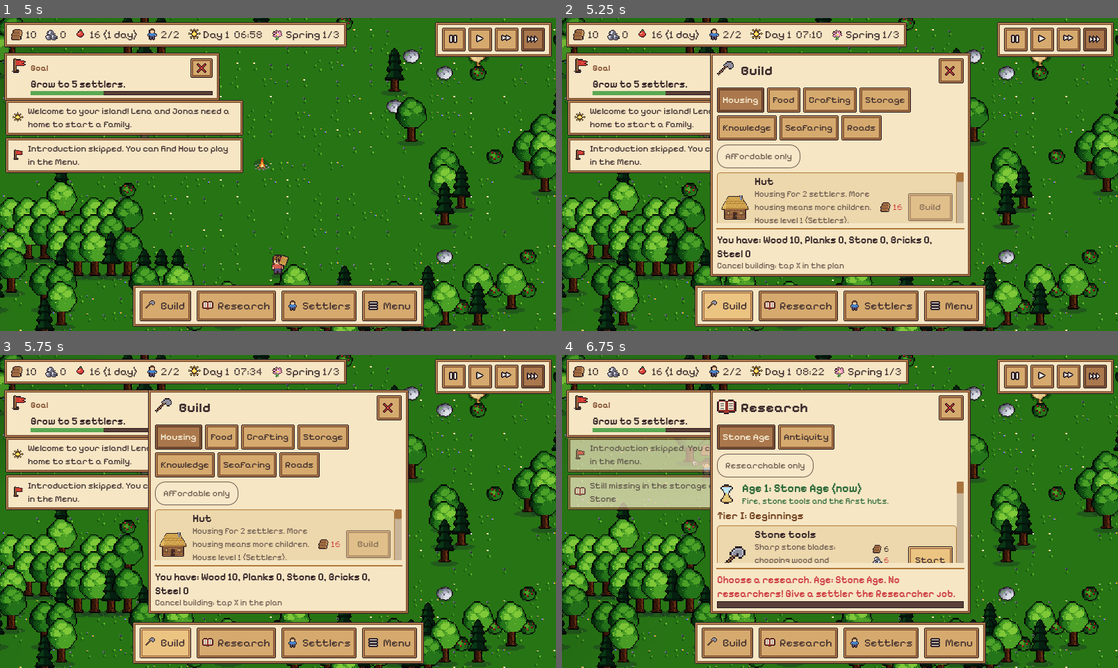
Above: before the commit, frames 1-4 (two rows, left to right).
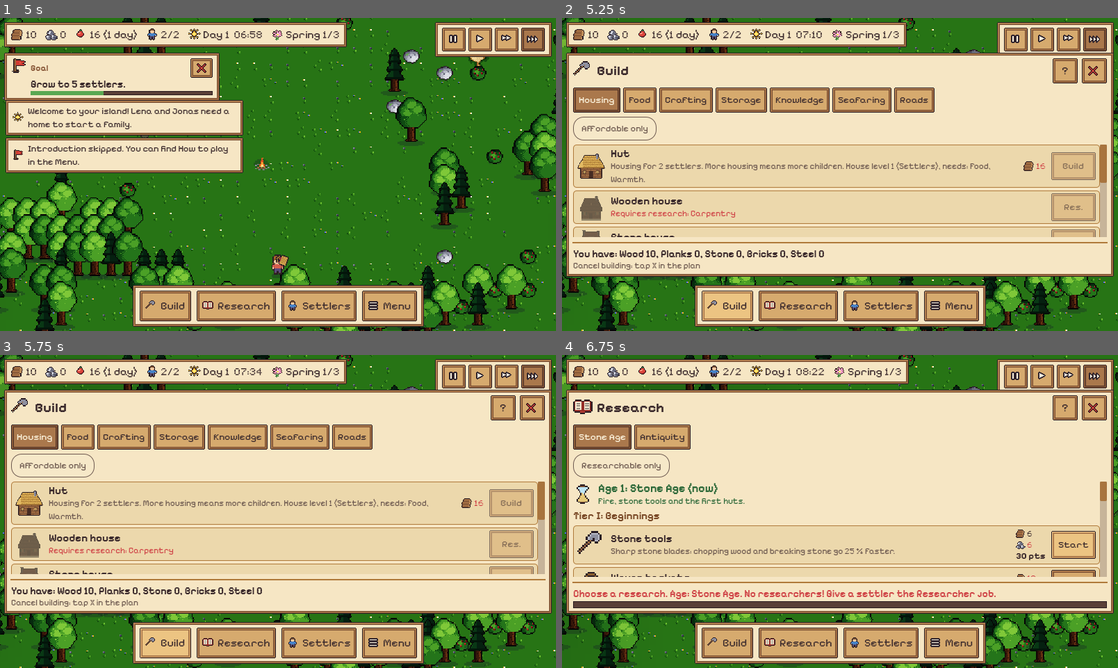
Above: after the commit, the same moments.

Repository: roderichpralle-a11y/New_World
Game: Godot game, scene res://scenes/main.tscn
Two runs of this game, one before a commit and one after it. Both use one fixed random seed, a clock stepped at 60 frames per second and the inputs below.
Inputs (mouse positions are in pixels of both pictures, inside the frame that each line leads up to):
- Up to frame 1 (5 s): click "Start game" at 0.5 s; click "Skip" at 1.25 s; click (455, 39) at 2.02 s; click (478, 39) at 2.77 s; click (505, 39) at 3.52 s; click (533, 39) at 4.27 s
- Up to frame 2 (5.25 s): click "Build" at 5 s
- Up to frame 3 (5.75 s): no input
- Up to frame 4 (6.75 s): click "Research" at 5.75 s; click "Start" at 6.5 s

Frame 1 is identical in both runs. In frame 2, 42% of the frame differs, in the area x 0-100%, y 11-83%; in frame 3, 42%; in frame 4, 41%.

Commit message:
Fenster: alle gleich groß wie Siedler, Fragezeichen mit Hilfe
Alle Fenster haben dieselbe Breite und Höhe (freier Platz, Breite wie das
Siedler-Fenster); Listen füllen den Platz, der Fuß bleibt unten. Oben in
jedem Fenster steht ein Fragezeichen, das die Hilfe zu diesem Fenster zeigt.
Menü schrumpft nach dem Einbau der Scroll-Liste wieder auf die Fensterhöhe.

Co-Authored-By: Claude Sonnet 5.5 <noreply@anthropic.com>
Claude-Session: https://claude.ai/code/session_01LxU4125AJ5QeeYLypLgmQB

Diff:
--- a/data/i18n/en.json
+++ b/data/i18n/en.json
@@ -1689,5 +1689,16 @@
  "%d arbeiten auch nachts, Laune eine Stufe schlechter.": "%d also work at night, mood one level lower.",
  "Ruht, solange kein Verwalter hier arbeitet.": "Paused while no administrator works here.",
  "In der Nacht brennt in diesen Werkstätten Licht, und die Nacht vergeht nicht schneller.": "These workshops keep their lights on at night, and the night does not pass faster.",
- "Niemand arbeitet nachts. Unter „Schichten“ lässt sich für einen Beruf Schichtarbeit rund um die Uhr anordnen.": "Nobody works at night. Under \"Shifts\" you can order round-the-clock shift work for a job."
+ "Niemand arbeitet nachts. Unter „Schichten“ lässt sich für einen Beruf Schichtarbeit rund um die Uhr anordnen.": "Nobody works at night. Under \"Shifts\" you can order round-the-clock shift work for a job.",
+ "Hilfe": "Help",
+ "Hilfe: %s": "Help: %s",
+ "Hier wählst du ein Gebäude. Oben stehen die Reiter nach Art der Gebäude. „Nur bezahlbare“ zeigt nur, was du dir jetzt leisten kannst.\n\nTippe bei einem Gebäude auf „Bauen“, dann auf einen freien Platz in der Landschaft und bestätige mit „Hier bauen“. Gesperrte Gebäude haben den Knopf „Forsch.“: Er öffnet die Forschung, in der du sie freischaltest.\n\nUnten steht, was du im Lager hast.": "Here you choose a building. The tabs on top sort the buildings by kind. \"Affordable only\" shows only what you can pay for right now.\n\nTap \"Build\" on a building, then tap a free spot on the map and confirm with \"Build here\". Locked buildings have a \"Res.\" button that opens the research window, where you unlock them.\n\nAt the bottom you see what you have in stock.",
+ "Hier wählst du, was erforscht wird. Die Reiter sind die Zeitalter. „Starten“ beginnt eine Forschung; dafür brauchst du einen Siedler mit dem Beruf Forscher und die angezeigten Kosten.\n\n„Nur erforschbare“ blendet aus, was noch gesperrt ist. Jede Forschung bringt Punkte und schaltet Gebäude oder Berufe frei. Unten steht, woran gerade geforscht wird.": "Here you choose what to research. The tabs are the ages. \"Start\" begins a research; you need a settler with the Researcher job and the costs shown.\n\n\"Researchable only\" hides what is still locked. Each research gives points and unlocks buildings or jobs. At the bottom you see what is being researched right now.",
+ "Hier siehst du alle Waren im Lager. Die Reiter zeigen alles, nur Nahrung oder nur Material; „Nur vorhandene“ blendet leere Waren aus.\n\nMit − und + stellst du für eine Ware eine feste Menge ein, die im Lager reserviert bleibt. Unten steht, wie voll das Lager ist.": "Here you see all goods in storage. The tabs show everything, only food or only materials; \"In stock only\" hides empty goods.\n\nWith − and + you set a fixed amount for a good that stays reserved in storage. At the bottom you see how full the storage is.",
+ "Hier siehst du alle Siedler: oben die mit Beruf, unten die freien. Die Reiter trennen Erwachsene und Kinder, die Filter zeigen einen Beruf, eine Insel, nur Hungrige oder nur Kranke.\n\nTippe auf einen Siedler, um ihn anzusehen und ihm einen Beruf zu geben. Unten steht, wie viele Siedler hungrig oder krank sind.": "Here you see all settlers: those with a job on top, the free ones below. The tabs separate adults and children; the filters show one job, one island, only hungry or only sick settlers.\n\nTap a settler to look at them and give them a job. At the bottom you see how many settlers are hungry or sick.",
+ "Unter „Spiel“ speicherst du, öffnest die Spielstände, die Aufträge, die Spielanleitung und die Meldungen. Unter „Einstellungen“ stellst du Musik, Geräusche, Vollbild und Sprache ein.\n\nDas Spiel speichert auch von selbst.": "Under \"Game\" you save, open the saved games, the quests, the game guide and the messages. Under \"Settings\" you set music, sounds, fullscreen and language.\n\nThe game also saves by itself.",
+ "Es gibt fünf Plätze. Im aktiven Spielstand speichert das Spiel von selbst. Hier kannst du einen Spielstand laden, hierhin speichern, ein neues Spiel beginnen sowie als Datei ausgeben und einlesen.": "There are five slots. The game saves by itself into the active slot. Here you can load a saved game, save here, start a new game, and export or import a file.",
+ "Hier schaltest du ein, welche Arten von Meldungen im Spiel erscheinen. „Alle an“ schaltet alle Arten wieder ein.": "Here you choose which kinds of messages appear in the game. \"All on\" turns every kind back on.",
+ "Hier stehen die offenen Aufträge mit Fortschritt und Belohnung.": "Here you see the open quests with progress and reward.",
+ "Unter „Karte“ siehst du die Inseln, die du kennst; unter „Schiffe“ deine Schiffe, Besatzungen und Routen. Waren kommen nur mit dem Schiff von Insel zu Insel. Mit der Entdeckungsreise suchst du neue Inseln.": "Under \"Map\" you see the islands you know; under \"Ships\" your ships, crews and routes. Goods only travel between islands by ship. With the expedition you look for new islands."
 }
--- a/scripts/main.gd
+++ b/scripts/main.gd
@@ -319,6 +319,23 @@
 		await _lang_check()
 	if args.has("fitcheck"):
 		await _fit_check()
+	if args.has("jitter"):  # Testhilfe: Größe und Platz jedes Fensters (alle gleich wie Siedler?)
+		for nm in ["_settler_panel", "_build_panel", "_research_panel", "_stock_panel", "_menu_panel", "_help_panel", "_notify_panel", "_slots_panel", "_quest_panel"]:
+			for pn in hud._panels():
+				pn.visible = false
+			var pn2: Control = hud.get(nm)
+			if nm == "_slots_panel":
+				hud._open_slots()
+			elif nm == "_settler_panel":
+				hud._toggle(pn2)
+				hud._refresh_settler_list()
+			else:
+				if nm == "_research_panel":
+					hud._fill_research_list()
+				hud._toggle(pn2)
+			for i in 25:
+				await get_tree().process_frame
+			print("Fenstergroesse %s: %d,%d %dx%d" % [nm, pn2.position.x, pn2.position.y, pn2.size.x, pn2.size.y])
 	if args.has("shot"):
 		Engine.time_scale = 1.0
 		if args.has("night"):
@@ -341,6 +358,9 @@
 					hud._toggle(hud._research_panel)
 				"menu":
 					hud._toggle(hud._menu_panel)
+				"help":
+					hud._toggle(hud._build_panel)
+					hud.show_menu_help("bauen", Loc.t("Bauen"))
 				"score":
 					hud._toggle(hud._score_panel)
 				"quests":
@@ -867,7 +887,7 @@
 	Data.balance["base_storage"] = 4000  # Testlauf: genug Stauraum fuer die Testvorraete
 	for id in Data.resources:
 		world.stock[id] = 40
-	for i in 8:
+	for i in 25:
 		world.spawn_newcomer("f" if i % 2 else "m")
 	var jobs := ["koch", "koch", "handwerker", "handwerker", "steinmetz", "forscher", "forscher", "holzfaeller", "bauer", "fischer"]
 	if _args.has("ages"):
--- a/scripts/ui/hud.gd
+++ b/scripts/ui/hud.gd
@@ -343,7 +343,7 @@
 	var pos: Vector2 = ev.position
 	if pos.y < _top_h:
 		return
-	var keep: Array = _panels() + [_bottom.get_parent(), _info_panel, goal_card]
+	var keep: Array = _panels() + [_bottom.get_parent(), _info_panel, goal_card, _menu_help]
 	for c in keep:
 		if c != null and c.visible and c.get_global_rect().has_point(pos):
 			return
@@ -369,7 +369,7 @@
 
 ## Gemeinsamer Kopf aller Fenster (josh 2026-10-16): Symbol, Titel = Name des Knopfes, rechts das X.
 ## Ein Tipp neben das Fenster schließt es (_input).
-func _popup_panel(title: String, icon: String = "") -> Array:
+func _popup_panel(title: String, icon: String = "", help_key: String = "") -> Array:
 	var p := PanelContainer.new()
 	p.visible = false
 	root.add_child(p)
@@ -385,6 +385,8 @@
 	var t := UiTheme.label(title, 20, UiTheme.TEXT, true)
 	t.size_flags_horizontal = Control.SIZE_EXPAND_FILL
 	head.add_child(t)
+	if help_key != "":
+		head.add_child(help_button(help_key, title))
 	var x := UiTheme.button("", "abriss", 36)
 	x.tooltip_text = tr("Schließen")
 	x.pressed.connect(func(): p.visible = false)
@@ -393,6 +395,65 @@
 	return [p, v]
 
 
+## Fragezeichen oben im Fenster: öffnet die Hilfe zu genau diesem Fenster (josh 2026-10-16).
+func help_button(key: String, title: String) -> Button:
+	var b := UiTheme.button("?", "", 36)
+	b.custom_minimum_size.x = 36
+	b.tooltip_text = tr("Hilfe")
+	b.pressed.connect(func(): show_menu_help(key, title))
+	return b
+
+
+const MENU_HELP := {
+	"bauen": "Hier wählst du ein Gebäude. Oben stehen die Reiter nach Art der Gebäude. „Nur bezahlbare“ zeigt nur, was du dir jetzt leisten kannst.\n\nTippe bei einem Gebäude auf „Bauen“, dann auf einen freien Platz in der Landschaft und bestätige mit „Hier bauen“. Gesperrte Gebäude haben den Knopf „Forsch.“: Er öffnet die Forschung, in der du sie freischaltest.\n\nUnten steht, was du im Lager hast.",
+	"forschung": "Hier wählst du, was erforscht wird. Die Reiter sind die Zeitalter. „Starten“ beginnt eine Forschung; dafür brauchst du einen Siedler mit dem Beruf Forscher und die angezeigten Kosten.\n\n„Nur erforschbare“ blendet aus, was noch gesperrt ist. Jede Forschung bringt Punkte und schaltet Gebäude oder Berufe frei. Unten steht, woran gerade geforscht wird.",
+	"vorraete": "Hier siehst du alle Waren im Lager. Die Reiter zeigen alles, nur Nahrung oder nur Material; „Nur vorhandene“ blendet leere Waren aus.\n\nMit − und + stellst du für eine Ware eine feste Menge ein, die im Lager reserviert bleibt. Unten steht, wie voll das Lager ist.",
+	"siedler": "Hier siehst du alle Siedler: oben die mit Beruf, unten die freien. Die Reiter trennen Erwachsene und Kinder, die Filter zeigen einen Beruf, eine Insel, nur Hungrige oder nur Kranke.\n\nTippe auf einen Siedler, um ihn anzusehen und ihm einen Beruf zu geben. Unten steht, wie viele Siedler hungrig oder krank sind.",
+	"menue": "Unter „Spiel“ speicherst du, öffnest die Spielstände, die Aufträge, die Spielanleitung und die Meldungen. Unter „Einstellungen“ stellst du Musik, Geräusche, Vollbild und Sprache ein.\n\nDas Spiel speichert auch von selbst.",
+	"spielstaende": "Es gibt fünf Plätze. Im aktiven Spielstand speichert das Spiel von selbst. Hier kannst du einen Spielstand laden, hierhin speichern, ein neues Spiel beginnen sowie als Datei ausgeben und einlesen.",
+	"meldungen": "Hier schaltest du ein, welche Arten von Meldungen im Spiel erscheinen. „Alle an“ schaltet alle Arten wieder ein.",
+	"auftraege": "Hier stehen die offenen Aufträge mit Fortschritt und Belohnung.",
+	"inseln": "Unter „Karte“ siehst du die Inseln, die du kennst; unter „Schiffe“ deine Schiffe, Besatzungen und Routen. Waren kommen nur mit dem Schiff von Insel zu Insel. Mit der Entdeckungsreise suchst du neue Inseln.",
+}
+var _menu_help: PanelContainer
+var _menu_help_title: Label
+var _menu_help_text: Label
+
+
+func show_menu_help(key: String, title: String) -> void:
+	if _menu_help == null:
+		_menu_help = PanelContainer.new()
+		_menu_help.visible = false
+		root.add_child(_menu_help)
+		var v := VBoxContainer.new()
+		v.add_theme_constant_override("separation", 8)
+		_menu_help.add_child(v)
+		var head := HBoxContainer.new()
+		_menu_help_title = UiTheme.label("", 20, UiTheme.TEXT, true)
+		_menu_help_title.size_flags_horizontal = Control.SIZE_EXPAND_FILL
+		head.add_child(_menu_help_title)
+		var x := UiTheme.button("", "abriss", 36)
+		x.tooltip_text = tr("Schließen")
+		x.pressed.connect(func(): _menu_help.visible = false)
+		head.add_child(x)
+		v.add_child(head)
+		_menu_help_text = UiTheme.label("", 15)
+		_menu_help_text.autowrap_mode = TextServer.AUTOWRAP_WORD_SMART
+		_menu_help_text.custom_minimum_size.x = 300
+		v.add_child(_menu_help_text)
+	_menu_help_title.text = tr("Hilfe: %s") % title
+	_menu_help_text.text = tr(MENU_HELP.get(key, ""))
+	_menu_help.visible = true
+	root.move_child(_menu_help, -1)
+	var vs := get_viewport().get_visible_rect().size
+	_menu_help.custom_minimum_size = Vector2(minf(vs.x - 24.0, 440.0), 0)
+	_menu_help_text.custom_minimum_size.x = _menu_help.custom_minimum_size.x - 24.0
+	_menu_help.size = Vector2.ZERO
+	await get_tree().process_frame  # erst nach dem Umbruch des Textes die Höhe nehmen
+	_menu_help.reset_size()
+	_menu_help.position = Vector2((vs.x - _menu_help.size.x) / 2.0, maxf(_top_h + 10.0, (vs.y - _menu_help.size.y) / 2.0))
+
+
 # ================================================================== Bau-Menue
 const BUILD_CATS := [["wohnen", "Wohnen", "haus"], ["nahrung", "Nahrung", "nahrung"],
 	["handwerk", "Handwerk", "hammer"], ["lager", "Lager", "kiste"], ["wissen", "Wissen", "wissen"],
@@ -400,7 +461,7 @@
 
 
 func _build_build_panel() -> void:
-	var r := _popup_panel(tr("Bauen"), "hammer")
+	var r := _popup_panel(tr("Bauen"), "hammer", "bauen")
 	_build_panel = r[0]
 	var v: VBoxContainer = r[1]
 	_build_title = v.get_child(0).get_child(1)
@@ -521,7 +582,7 @@
 
 # ================================================================== Forschung
 func _build_research_panel() -> void:
-	var r := _popup_panel(tr("Forschung"), "wissen")
+	var r := _popup_panel(tr("Forschung"), "wissen", "forschung")
 	_research_panel = r[0]
 	var v: VBoxContainer = r[1]
 	_research_tabs = Win.chip_row()  # Reiter je Zeitalter, in _fill_research_list gefüllt
@@ -804,7 +865,7 @@
 
 # ================================================================== Vorraete
 func _build_stock_panel() -> void:
-	var r := _popup_panel(tr("Vorräte"), "kiste")
+	var r := _popup_panel(tr("Vorräte"), "kiste", "vorraete")
 	_stock_panel = r[0]
 	var v: VBoxContainer = r[1]
 	v.add_child(Win.tabs([tr("Alles"), tr("Nahrung"), tr("Material")], 0, func(i):
@@ -1011,7 +1072,7 @@
 
 
 func _build_settler_panel() -> void:
-	var r := _popup_panel(tr("Siedler"), "person")
+	var r := _popup_panel(tr("Siedler"), "person", "siedler")
 	_settler_panel = r[0]
 	var v: VBoxContainer = r[1]
 	# Reiter Alle / Erwachsene / Kinder, darunter die Filter als Chips (josh 2026-10-16)
@@ -1118,6 +1179,10 @@
 	_settler_head_row.visible = not tight
 	var room := clampf(avail_h - extra - 56.0, 90.0 if tight else 140.0, 2000.0)  # 56: die zwei Überschriften
 	var top_h := roundf(room * 0.6)
+	_settler_scroll.size_flags_vertical = Control.SIZE_EXPAND_FILL
+	_settler_scroll_free.size_flags_vertical = Control.SIZE_EXPAND_FILL
+	_settler_scroll.size_flags_stretch_ratio = 0.6
+	_settler_scroll_free.size_flags_stretch_ratio = 0.4
 	_settler_scroll.custom_minimum_size = Vector2(w, maxf(top_h, 54.0 if tight else 80.0))
 	_settler_scroll_free.custom_minimum_size = Vector2(w, maxf(room - top_h, 40.0 if tight else 56.0))
 	for col in SETTLER_COLS:
@@ -1442,7 +1507,7 @@
 
 # ================================================================== Menue / Hilfe
 func _build_menu_panel() -> void:
-	var r := _popup_panel(tr("Menü"), "menu")
+	var r := _popup_panel(tr("Menü"), "menu", "menue")
 	_menu_panel = r[0]
 	var v: VBoxContainer = r[1]
 	# Reiter Spiel / Einstellungen, jede Zeile gleich aufgebaut (josh 2026-10-16)
@@ -1530,7 +1595,7 @@
 
 ## Fuenf Spielstaende: laden, hierhin speichern, neu beginnen, loeschen
 func _build_slots_panel() -> void:
-	var r := _popup_panel(tr("Spielstände"), "kiste")
+	var r := _popup_panel(tr("Spielstände"), "kiste", "spielstaende")
 	_slots_panel = r[0]
 	_slots_scroll = ScrollContainer.new()
 	_slots_scroll.horizontal_scroll_mode = ScrollContainer.SCROLL_MODE_DISABLED
@@ -1559,8 +1624,8 @@
 		c.queue_free()
 	var in_title := has_overlay()
 	var vs := get_viewport().get_visible_rect().size
-	_slots_box.custom_minimum_size.x = min(640.0, vs.x - 40.0)
-	_slots_scroll.custom_minimum_size = Vector2(_slots_box.custom_minimum_size.x, clampf(vs.y - 280.0, 200.0, 620.0))
+	_slots_box.custom_minimum_size.x = min(640.0, vs.x - 52.0)
+	_slots_scroll.custom_minimum_size = Vector2(_slots_box.custom_minimum_size.x, 120.0)  # Höhe füllt das Fenster (_layout)
 	_slots_panel.size = Vector2.ZERO
 	_slots_ft.left.text = tr("Aktiver Spielstand: %d") % Game.slot
 	for n in range(1, Game.SLOTS + 1):
@@ -1950,7 +2015,7 @@
 
 ## Meldungen nach Art ein- und ausschalten (gespeichert in user://settings.cfg)
 func _build_notify_panel() -> void:
-	var r := _popup_panel(tr("Meldungen"), "glocke")
+	var r := _popup_panel(tr("Meldungen"), "glocke", "meldungen")
 	_notify_panel = r[0]
 	var v: VBoxContainer = r[1]
 	var rows := [["goal_card", tr("Zielkarte mit Aufträgen (oben links)"), Game.goal_card_on]]
@@ -2869,6 +2934,7 @@
 # ================================================================== Layout
 var _top_h := 50.0  # Oberkante der Fenster, von _layout gesetzt
 var _fit_hidden: Array = []  # vom Einpassen versteckte Teile (Win: Meta "fit_hide"), zurück bei neuem Layout
+var _win_size := Vector2.ZERO  # Einheitsgröße aller Fenster = Größe des Siedler-Fensters (josh 2026-10-16), von _layout gesetzt
 var _fit_orig: Dictionary = {}  # gekürzte Liste -> ihre ursprüngliche Mindesthöhe (zurück bei neuem Layout, z. B. Drehen)
 
 
@@ -2954,7 +3020,13 @@
 	_notify_grid.columns = 2 if vs.x >= 640 else 1
 	_size_settler_panel(vs.y - top_h - bp.size.y - 18.0)
 	_fit_research(top_h)
+	# Alle Fenster gleich groß (josh 2026-10-16): so breit wie das Siedler-Fenster, so hoch wie der freie Platz
+	_win_size = Vector2(minf(vs.x - 12.0, clampf(vs.x - 36.0, 290.0, 980.0) + 24.0), vs.y - top_h - bp.size.y - 18.0)
 	for pnl in _panels():
+		pnl.custom_minimum_size = _win_size
+		var big := _biggest_scroller(pnl)
+		if big != null and pnl != _settler_panel:
+			big.size_flags_vertical = Control.SIZE_EXPAND_FILL  # Liste füllt den Platz, Fuß bleibt unten
 		pnl.reset_size()
 		pnl.size.x = min(pnl.size.x, vs.x - 12)
 		pnl.position = Vector2((vs.x - pnl.size.x) / 2.0, max(top_h, vs.y - pnl.size.y - bp.size.y - 18))
@@ -2977,19 +3049,22 @@
 	var vs := get_viewport().get_visible_rect().size
 	var bp: Control = _bottom.get_parent()
 	var avail := vs.y - _top_h - bp.size.y - 18.0
+	if _menu_help != null and _menu_help.visible and _panels().all(func(pn): return pn == null or not pn.visible):
+		_menu_help.visible = false  # Fenster zu: Hilfe dazu auch zu
 	for pnl in _panels():
 		if not pnl.visible:
 			continue
+		var cap := minf(avail, _win_size.y)  # alle Fenster gleich hoch
 		var ws = pnl.get_meta("wrap_sc", null)  # Fenster mit nachträglich eingebauter Liste: wächst und schrumpft mit
 		if ws != null and is_instance_valid(ws):
 			var inner: Control = ws.get_child(0)
 			var head: float = pnl.size.y - ws.size.y
-			var want := minf(inner.get_combined_minimum_size().y, maxf(avail - head, 90.0))
-			if absf(want - ws.custom_minimum_size.y) > 0.5:
+			var want := minf(inner.get_combined_minimum_size().y, maxf(cap - head, 90.0))
+			if absf(want - ws.custom_minimum_size.y) > 0.5 or pnl.size.y > cap + 0.5:
 				ws.custom_minimum_size.y = want
 				_refit_panel(pnl, vs, bp)
 			continue
-		if pnl.size.y <= avail + 0.5:
+		if pnl.size.y <= cap + 0.5:
 			# Passt, ist aber nach dem Layout noch gewachsen (umbrechende Reiter, Texte): neu ausrichten
 			if pnl.position.y + pnl.size.y > vs.y - bp.size.y - 18.0 + 0.5:
 				_refit_panel(pnl, vs, bp)
@@ -3000,7 +3075,7 @@
 			continue
 		var cur := maxf(sc.custom_minimum_size.y, sc.size.y)
 		var floor_h := 90.0 if vs.y >= 500.0 else 64.0
-		var target := maxf(cur - (pnl.size.y - avail), floor_h)
+		var target := maxf(cur - (pnl.size.y - cap), floor_h)
 		if target >= cur - 0.5:
 			# Liste schon am kleinsten (Handy quer): Filter-Chips und Fuß ausblenden
 			var hid := _hide_fit_parts(pnl)
@@ -3061,6 +3136,7 @@
 	sc.add_child(inner)
 	v.add_child(sc)
 	sc.custom_minimum_size.y = inner.get_combined_minimum_size().y
+	sc.size_flags_vertical = Control.SIZE_EXPAND_FILL
 	pnl.set_meta("wrap_sc", sc)
 	return sc
 
--- a/scripts/ui/quest_view.gd
+++ b/scripts/ui/quest_view.gd
@@ -34,7 +34,7 @@
 ## Fenster "Auftraege" (hud._quest_panel). Wird bei Quests.changed neu gebaut, Zeiten und Fortschritt
 ## alle 0,5 s aufgefrischt.
 static func build_panel(hud) -> PanelContainer:
-	var r: Array = hud._popup_panel(Loc.t("Aufträge"), "haken")
+	var r: Array = hud._popup_panel(Loc.t("Aufträge"), "haken", "auftraege")
 	var p: PanelContainer = r[0]
 	var v: VBoxContainer = r[1]
 	var scroll := ScrollContainer.new()
--- a/scripts/ui/sea_panel.gd
+++ b/scripts/ui/sea_panel.gd
@@ -50,6 +50,7 @@
 	_tab_ships.toggle_mode = true
 	_tab_ships.pressed.connect(func(): _go("ships"))
 	head.add_child(_tab_ships)
+	head.add_child(hud.help_button("inseln", tr("Inseln")))
 	var x := UiTheme.button("", "abriss", 32)
 	x.tooltip_text = tr("Schließen")
 	x.pressed.connect(func(): visible = false)
